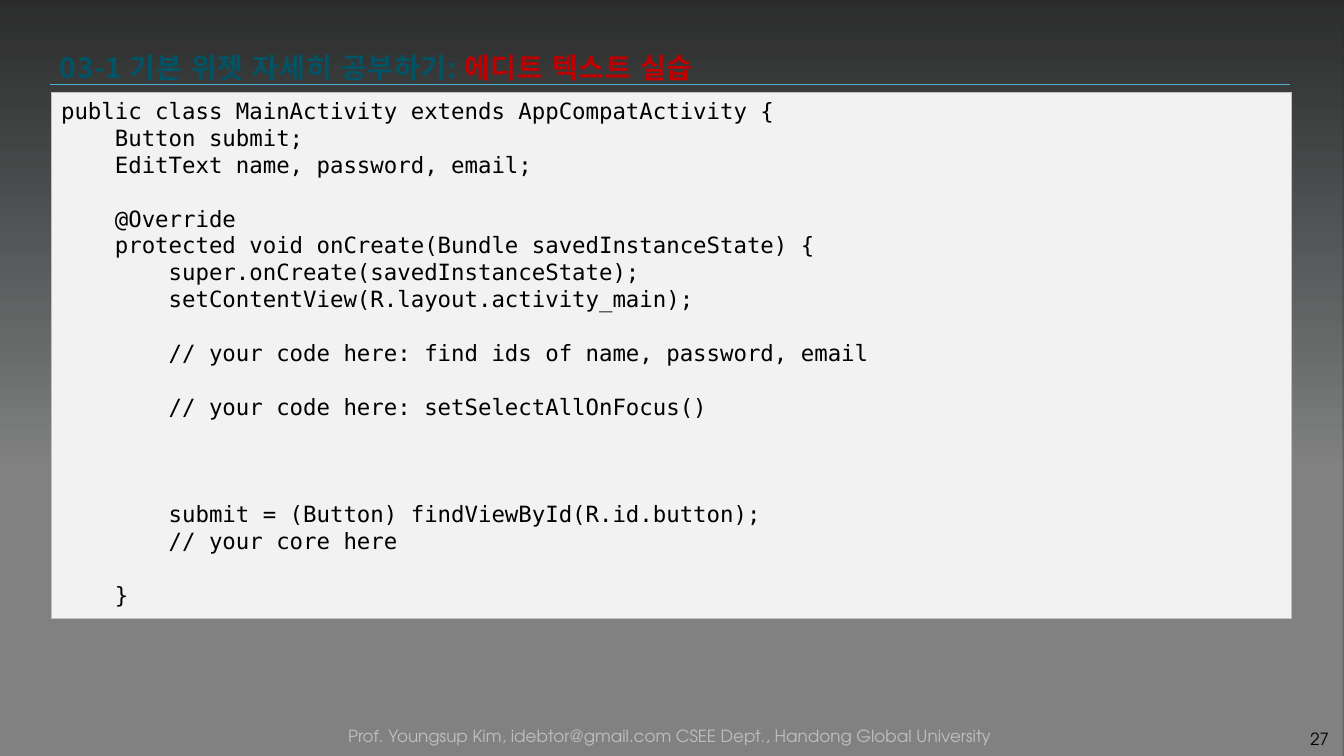
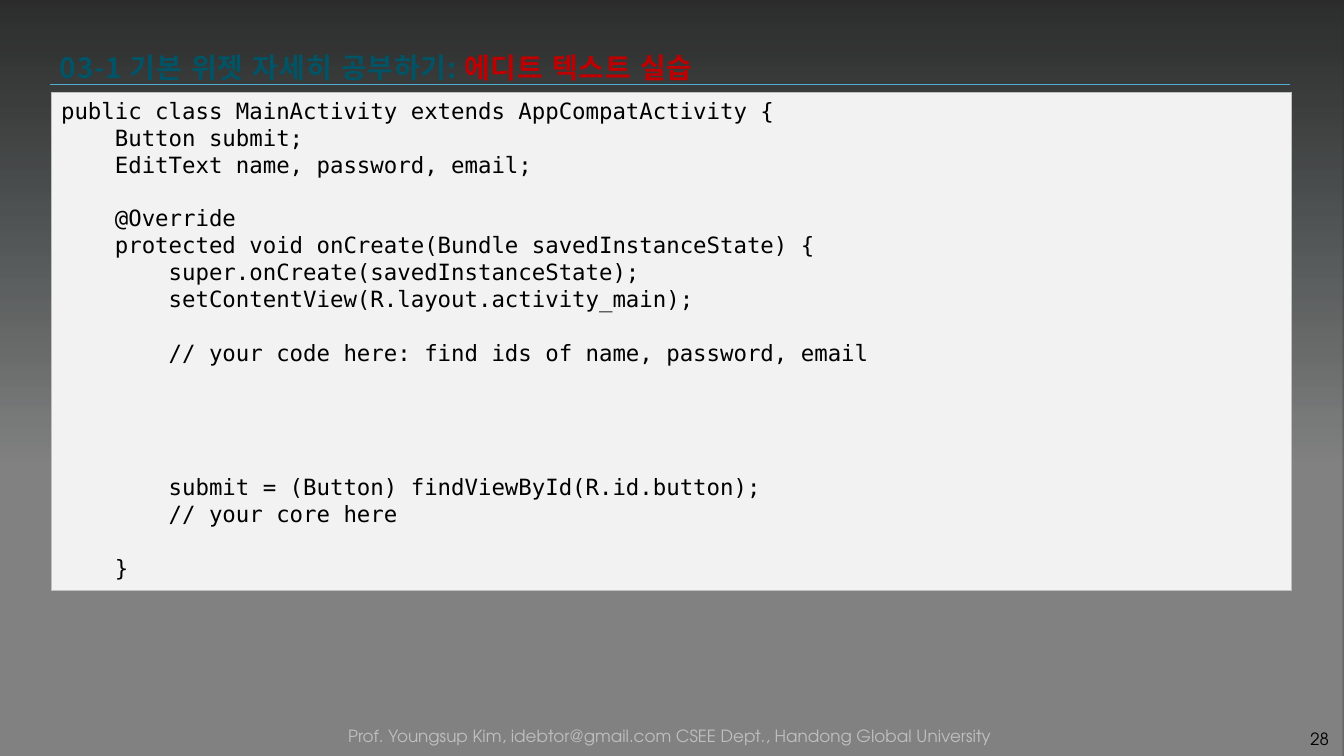
Before and after one commit to tae7841/HuStarAS, a slide deck: slide 28 of ppts/03Widget.pptx (slide 27 before the commit). Drawn at 1344x756 pixels with LibreOffice and Linux fonts; fonts in the diff are those of the drawing; background and template pictures are left out; a plain dark background stands for a picture behind light text. Boxes give left, top, right and bottom in pixels: in the first picture for what was removed or moved away, otherwise in the second. Text is boxed around its words. In the diff, an @@ line names an element or a change of style, - is before the commit and + after.

```diff
--- a/ppts/03Widget.pptx
+++ b/ppts/03Widget.pptx
@@ rectangle "public class MainActivity extends AppCompatActivity ...": place and size @@
-rectangle "public class MainActivity extends AppCompatActivity ..." at box(51, 93, 1293, 619)
+rectangle "public class MainActivity extends AppCompatActivity ..." at box(51, 93, 1293, 592)
@@ text in rectangle at box(209, 398, 706, 420): paragraph removed @@
-// your code here: setSelectAllOnFocus()
@@ page number at box(1310, 732, 1329, 745): text changed @@
-27
+28
```
Also in this commit, not shown: 2 other slides changed, 2 slides added, 1 slide removed, 1 other file.
